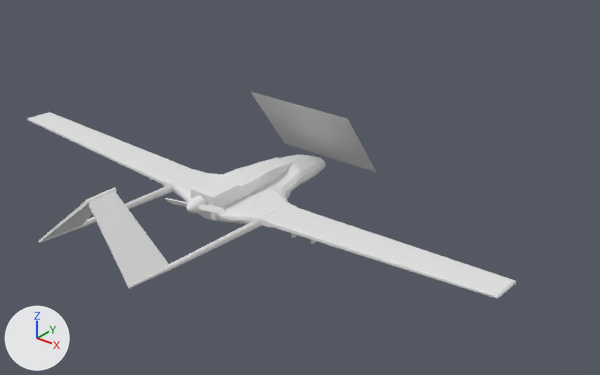
One commit to the Blender file Assets/Prefabs/Bairaktar.blend: the scene before it, then after it.
Camera for both pictures: a 50 mm lens placed at (15.88, -18.74, 11.71), pointed at (1.21, -0.4, 0.35). The lights are fixed; the arrows at lower left show +X, +Y and +Z.

Objects in the first picture: 'Куб', 'Куб.001', 'Площина', 'Циліндр', 'Циліндр.001', 'Циліндр.002'.
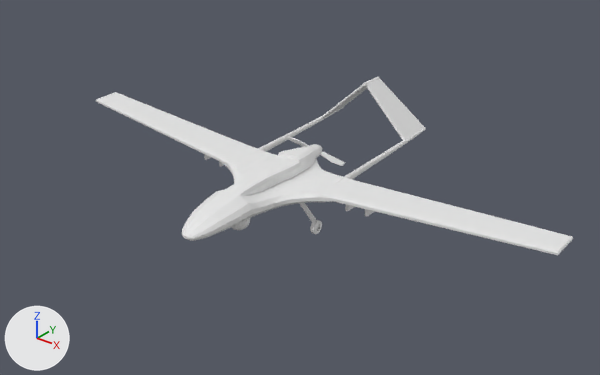
Commit message: Updated bairaktar model

Location of each change, (x1, y1, x2, y2) in pixels of the pictures (600 x 375 px):
'Циліндр.001', moved, turned: before (27, 112, 516, 299); after (96, 92, 573, 255)
'Циліндр', moved, turned: before (39, 155, 326, 288); after (182, 77, 426, 241)
'Площина', deleted: before (251, 92, 376, 172)
'Куб', deleted: before (190, 157, 293, 220)
'Куб.001', moved, turned: before (165, 198, 225, 214); after (287, 137, 345, 166)
'Циліндр.002', moved, turned: before (186, 195, 207, 213); after (310, 144, 322, 158)
'Куб.002', added: after (299, 203, 322, 234)
'Сфера', moved, turned: before (286, 192, 291, 199); after (231, 218, 250, 230)

The change, as a diff of the scene's bpy script:
```diff
--- a/Assets/Prefabs/Bairaktar.blend.py
+++ b/Assets/Prefabs/Bairaktar.blend.py
@@ me_куб_001 @@
+me_куб_001.from_pydata(...)  # 97 vertices, 75 faces; spans x -10.2..5.0, y -2.5..2.7, z -33.2..16.2
@@ ob_площина @@
-ob_площина = bpy.data.objects.new('Площина', me_площина)
-ob_площина.location = (0.0, 1.84, 1.2)
-ob_площина.rotation_euler = (4.088, 3.142, 0.0)  # degrees (234, 180, 0)
-ob_площина.scale = (2.01, 1.53, 1.53)
@@ ob_циліндр @@
 ob_циліндр = bpy.data.objects.new('Циліндр', me_циліндр)
-ob_циліндр.location = (0.0, 0.0, 0.0)
-ob_циліндр.rotation_euler = (1.571, 0.0, 0.0)  # degrees (90, 0, 0)
+ob_циліндр.location = (0.25, -2.17, 0.0)
+ob_циліндр.rotation_euler = (1.571, 0.0, 3.142)  # degrees (90, 0, 180)
 ob_циліндр.scale = (0.8, 0.8, 0.8)
@@ ob_циліндр_001 @@
 ob_циліндр_001 = bpy.data.objects.new('Циліндр.001', me_циліндр_001)
-ob_циліндр_001.location = (0.0, 0.0, 0.0)
-ob_циліндр_001.rotation_euler = (1.571, 0.0, 0.0)  # degrees (90, 0, 0)
+ob_циліндр_001.location = (0.25, -2.17, 0.0)
+ob_циліндр_001.rotation_euler = (1.571, 0.0, 3.142)  # degrees (90, 0, 180)
 ob_циліндр_001.scale = (0.8, 0.8, 0.8)
@@ ob_куб @@
-ob_куб = bpy.data.objects.new('Куб', me_куб)
-ob_куб.location = (0.0, -3.15, 0.55)
-ob_куб.scale = (0.467, 0.401, 0.401)
@@ ob_циліндр_002 @@
 ob_циліндр_002 = bpy.data.objects.new('Циліндр.002', me_циліндр_002)
-ob_циліндр_002.location = (0.0, -3.76, 0.66)
-ob_циліндр_002.rotation_euler = (1.571, 0.0, 0.0)  # degrees (90, 0, 0)
+ob_циліндр_002.location = (0.25, 1.6, 0.66)
+ob_циліндр_002.rotation_euler = (1.571, 0.0, 3.142)  # degrees (90, 0, 180)
 ob_циліндр_002.scale = (0.239, 0.239, 0.239)
@@ ob_куб_001 @@
 ob_куб_001 = bpy.data.objects.new('Куб.001', me_куб_002)
-ob_куб_001.location = (-0.26, -3.8, 0.63)
-ob_куб_001.rotation_euler = (0.379, -0.127, 0.0)  # degrees (22, -7.3, 0)
+ob_куб_001.location = (0.51, 1.64, 0.63)
+ob_куб_001.rotation_euler = (0.379, -0.127, 3.142)  # degrees (22, -7.3, 180)
 ob_куб_001.scale = (0.0577, 0.0181, 0.0577)
@@ ob_сфера @@
 ob_сфера = bpy.data.objects.new('Сфера', me_сфера)
-ob_сфера.location = (0.0, 0.05, -0.32)
+ob_сфера.location = (0.25, -2.22, -0.32)
+ob_сфера.rotation_euler = (0.0, 0.0, 3.142)  # degrees (0, 0, 180)
 ob_сфера.scale = (0.365, 0.365, 0.365)
@@ ob_куб_002 @@
+ob_куб_002 = bpy.data.objects.new('Куб.002', me_куб_001)
+ob_куб_002.location = (-0.77, -0.25, -0.38)
+ob_куб_002.rotation_euler = (0.0996, -0.862, 3.066)  # degrees (5.7, -49, 176)
+ob_куб_002.scale = (0.0281, 0.086, 0.028)
+_m = ob_куб_002.modifiers.new('Дзеркалення', 'MIRROR')
+_m.mirror_object = ob_циліндр
```
